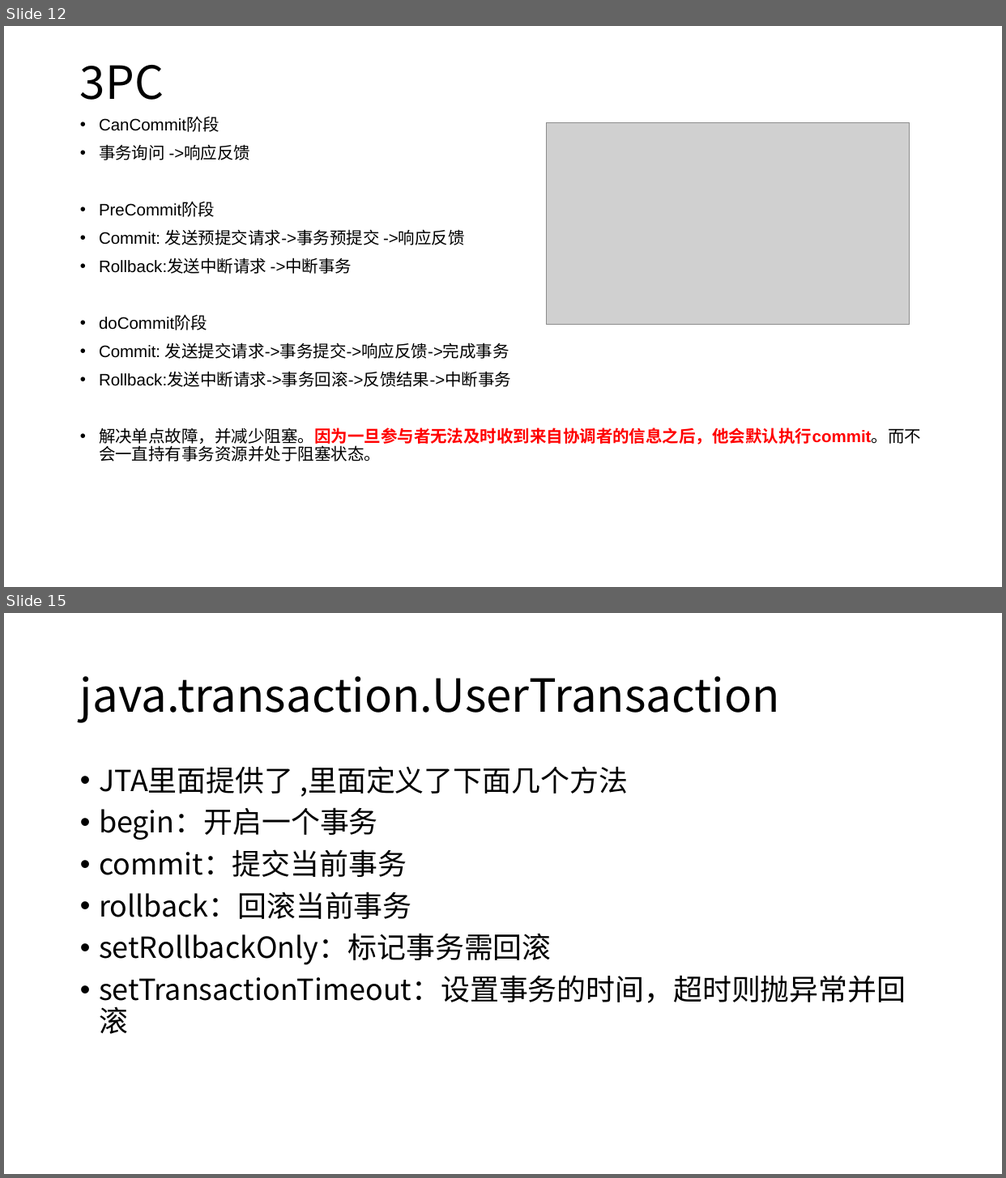
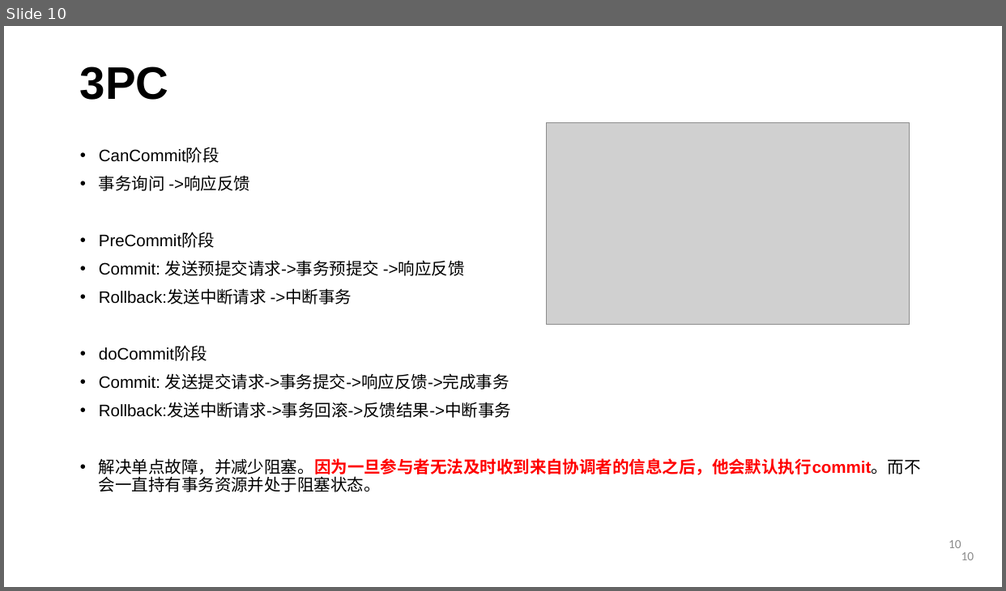
Before and after one commit to courage89/xa_presentation, a slide deck: 分布式事务.pptx. Shown one above the other, each under a label of ours: slides 12 and 15 before the commit, slide 10 after it; the slides between them are not shown. The pictures are 1006x1178 and 1006x591 pixels, drawn with LibreOffice and Linux fonts; fonts in the diff are those of the drawing; grey boxes stand for pictures; background and template pictures are left out. Boxes give left, top, right and bottom in pixels: in the first picture for what was removed or moved away, otherwise in the second. Text is boxed around its words. In the diff, an @@ line names an element or a change of style, - is before the commit and + after.

Commit message:
分布式事务ppt

```diff
--- a/分布式事务.pptx
+++ b/分布式事务.pptx
@@ slide 15 removed at bbox=[4, 613, 1002, 1174], background #FFFFFF @@
@@ title removed at bbox=[80, 676, 780, 723] @@
-java.transaction.UserTransaction
@@ text removed at bbox=[99, 766, 906, 1034] @@
-• JTA里面提供了 ,里面定义了下面几个方法
-• begin：开启一个事务
-• commit：提交当前事务
-• rollback：回滚当前事务
-• setRollbackOnly：标记事务需回滚
-• setTransactionTimeout：设置事务的时间，超时则抛异常并回滚
@@ what was slide 12 is now slide 10 @@
@@ slide 10 changed as well @@
@@ title "3PC" at bbox=[80, 66, 169, 100]: font Noto Sans CJK SC to Arial, bold on; vertical alignment middle to top @@
@@ text "CanCommit阶段": place and size @@
-text "CanCommit阶段" at bbox=[99, 118, 921, 462]
+text "CanCommit阶段" at bbox=[99, 148, 921, 493]
@@ page number added at bbox=[948, 540, 961, 548], 12 pt, text #8C8C8C @@
+10
@@ page number added at bbox=[961, 552, 974, 561], 12 pt, text #8C8C8C @@
+10
```
Also in this commit, not shown: 11 other slides changed, 4 slides added, 9 other slides removed.
